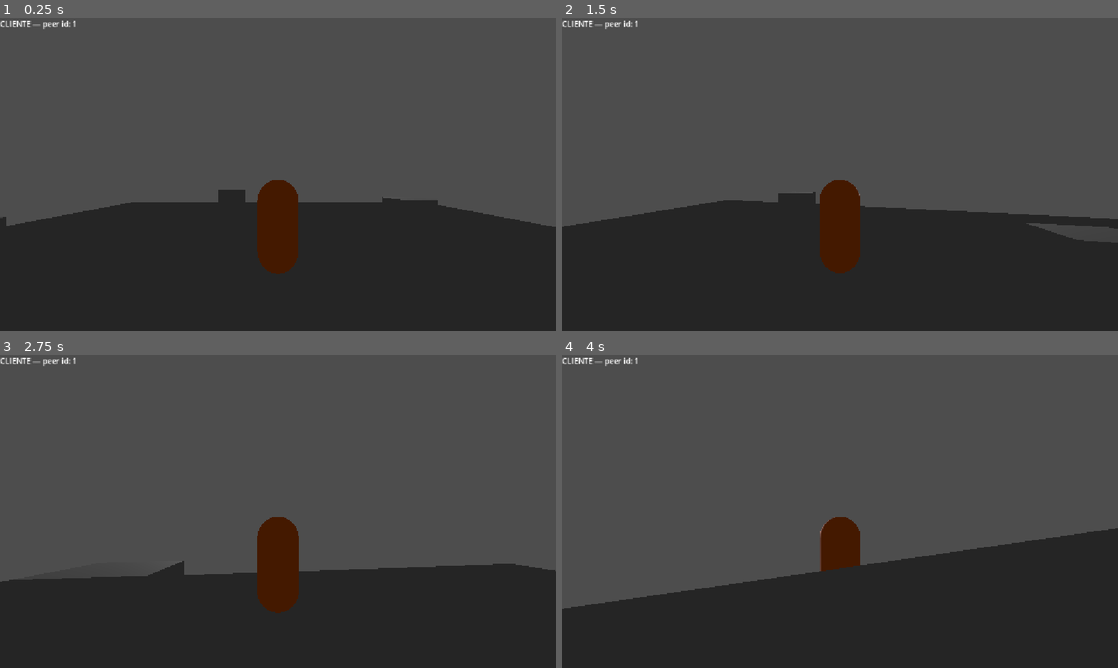
Above: before the commit, frames 1-4 (two rows, left to right).
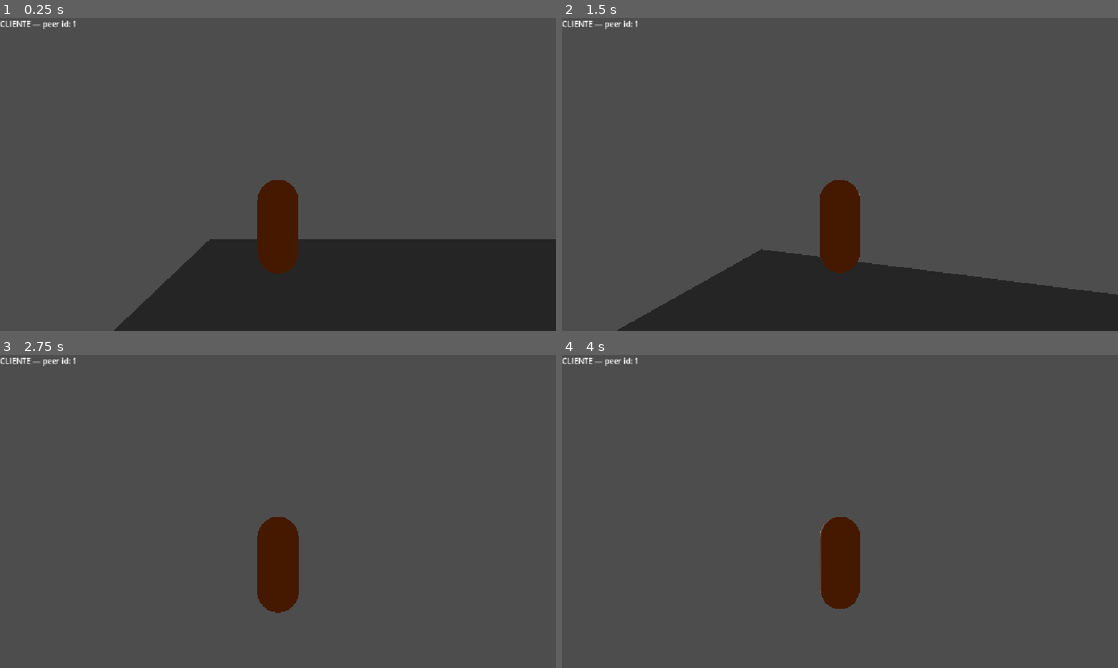
Above: after the commit, the same moments.

Repository: const-ntino/patas-no-crime
Game: Godot game, scene res://scenes/greybox/session1_test.tscn
The game is run twice, just before and just after one commit, with the same random seed, the same clock (stepped at 60 frames per second) and the same inputs.
Inputs (mouse positions are in pixels of both pictures, inside the frame that each line leads up to):
- Up to frame 1 (0.25 s): no input
- Up to frame 2 (1.5 s): tap Enter at 0.5 s; move the mouse to (867, 174) at 0.52 s; hold Shift (sneak) 0.53-1.28 s; hold W (move_forward) from 0.53 s (still down); move the mouse to (812, 174) at 1.27 s; tap Shift (sneak) at 1.35 s
- Up to frame 3 (2.75 s): keep holding W (move_forward); move the mouse to (289, 505) at 2.02 s; hold Shift (sneak) from 2.03 s (still down)
- Up to frame 4 (4 s): keep holding W (move_forward); move the mouse to (834, 517) at 2.77 s; release Shift (sneak) at 2.78 s; tap Shift (sneak) at 2.85 s; move the mouse to (878, 514) at 3.52 s; hold Shift (sneak) from 3.53 s (still down)

The runs differ from the first frame. In frame 1, 18% of the frame differs, in the area x 0-100%, y 54-100%; in frame 2, 21%; in frame 3, 30%; in frame 4, 32%, in the area x 0-100%, y 55-100%.

Commit message:
M0 sessão 4: stats via Resource, tick 15Hz, interpolação de posição e rotação

Diff:
--- /dev/null
+++ b/resources/characters/bird_stats.tres
@@ -0,0 +1,9 @@
+[gd_resource type="Resource" script_class="CharacterStats" format=3 uid="uid://duxmdnml7p6pq"]
+
+[ext_resource type="Script" uid="uid://dx7c3yaijk41h" path="res://scripts/characters/character_stats.gd" id="1_7u6he"]
+
+[resource]
+script = ExtResource("1_7u6he")
+display_name = "Pássaro"
+move_speed = 4.5
+metadata/_custom_type_script = "uid://dx7c3yaijk41h"
--- /dev/null
+++ b/resources/characters/raccoon_stats.tres
@@ -0,0 +1,9 @@
+[gd_resource type="Resource" script_class="CharacterStats" format=3 uid="uid://dvg33wibkt1y0"]
+
+[ext_resource type="Script" uid="uid://dx7c3yaijk41h" path="res://scripts/characters/character_stats.gd" id="1_5j2xn"]
+
+[resource]
+script = ExtResource("1_5j2xn")
+display_name = "Guaxinim"
+move_speed = 3.0
+metadata/_custom_type_script = "uid://dx7c3yaijk41h"
--- a/scenes/characters/character.tscn
+++ b/scenes/characters/character.tscn
@@ -2,18 +2,10 @@
 
 [ext_resource type="Script" uid="uid://bg8ebmtv6hu8l" path="res://scripts/characters/character_body.gd" id="1_1bdar"]
 [ext_resource type="Script" uid="uid://dlbolpelg7htg" path="res://scripts/characters/player_input.gd" id="2_e22cc"]
+[ext_resource type="Script" uid="uid://c1hp5p42d4gcy" path="res://scripts/characters/visual_interpolation.gd" id="3_2qjml"]
 [ext_resource type="Script" uid="uid://bvly7gg4mi28j" path="res://scripts/characters/camera_rig.gd" id="3_e22cc"]
 
 [sub_resource type="CapsuleShape3D" id="CapsuleShape3D_73up6"]
-radius = 0.4
-height = 1.8
-
-[sub_resource type="StandardMaterial3D" id="StandardMaterial3D_epf0w"]
-albedo_color = Color(1, 0, 0.6666667, 1)
-metallic = 1.0
-
-[sub_resource type="CapsuleMesh" id="CapsuleMesh_srqwv"]
-material = SubResource("StandardMaterial3D_epf0w")
 radius = 0.4
 height = 1.8
 
@@ -29,12 +21,21 @@
 properties/0/path = NodePath(".:position")
 properties/0/spawn = true
 properties/0/replication_mode = 1
-properties/1/path = NodePath("MeshInstance3D:rotation")
+properties/1/path = NodePath("FacingSync:rotation")
 properties/1/spawn = true
 properties/1/replication_mode = 1
 
 [sub_resource type="SphereShape3D" id="SphereShape3D_73up6"]
 radius = 0.3
+
+[sub_resource type="StandardMaterial3D" id="StandardMaterial3D_epf0w"]
+albedo_color = Color(1, 0, 0.6666667, 1)
+metallic = 1.0
+
+[sub_resource type="CapsuleMesh" id="CapsuleMesh_srqwv"]
+material = SubResource("StandardMaterial3D_epf0w")
+radius = 0.4
+height = 1.8
 
 [node name="Character" type="CharacterBody3D" unique_id=1670055009]
 collision_layer = 2
@@ -42,9 +43,6 @@
 
 [node name="CollisionShape3D" type="CollisionShape3D" parent="." unique_id=1635050640]
 shape = SubResource("CapsuleShape3D_73up6")
-
-[node name="MeshInstance3D" type="MeshInstance3D" parent="." unique_id=607580686]
-mesh = SubResource("CapsuleMesh_srqwv")
 
 [node name="PlayerInput" type="Node" parent="." unique_id=716560915]
 script = ExtResource("2_e22cc")
@@ -54,17 +52,26 @@
 replication_config = SubResource("SceneReplicationConfig_1bdar")
 
 [node name="TransformSync" type="MultiplayerSynchronizer" parent="." unique_id=1571446521]
+replication_interval = 0.067
 replication_config = SubResource("SceneReplicationConfig_e22cc")
 
-[node name="CameraRig" type="Node3D" parent="." unique_id=1786461463]
+[node name="VisualRoot" type="Node3D" parent="." unique_id=752511633]
+script = ExtResource("3_2qjml")
+
+[node name="CameraRig" type="Node3D" parent="VisualRoot" unique_id=1786461463]
 transform = Transform3D(1, 0, 0, 0, 1, 0, 0, 0, 1, 0, 1, 0)
 script = ExtResource("3_e22cc")
 
-[node name="CameraPitch" type="Node3D" parent="CameraRig" unique_id=1769409426]
+[node name="CameraPitch" type="Node3D" parent="VisualRoot/CameraRig" unique_id=1769409426]
 
-[node name="SpringArm3D" type="SpringArm3D" parent="CameraRig/CameraPitch" unique_id=1180658445]
+[node name="SpringArm3D" type="SpringArm3D" parent="VisualRoot/CameraRig/CameraPitch" unique_id=1180658445]
 transform = Transform3D(-1, 0, -8.742278e-08, 0, 1, 0, 8.742278e-08, 0, -1, 0, 0, 0)
 shape = SubResource("SphereShape3D_73up6")
 spring_length = 4.0
 
-[node name="Camera3D" type="Camera3D" parent="CameraRig/CameraPitch/SpringArm3D" unique_id=976143080]
+[node name="Camera3D" type="Camera3D" parent="VisualRoot/CameraRig/CameraPitch/SpringArm3D" unique_id=976143080]
+
+[node name="MeshInstance3D" type="MeshInstance3D" parent="VisualRoot" unique_id=607580686]
+mesh = SubResource("CapsuleMesh_srqwv")
+
+[node name="FacingSync" type="Node3D" parent="." unique_id=60867998]
--- a/scripts/characters/character_body.gd
+++ b/scripts/characters/character_body.gd
@@ -1,13 +1,13 @@
 extends CharacterBody3D
 
-@export var move_speed: float = 5.0
-@export var sneak_speed_multiplier: float = 0.5
+@export var stats: CharacterStats
 
 const GRAVITY: float = 9.8
 
 @onready var player_input: PlayerInput = $PlayerInput
-@onready var mesh_instance: MeshInstance3D = $MeshInstance3D
-@onready var camera: Camera3D = $CameraRig/CameraPitch/SpringArm3D/Camera3D
+@onready var facing_sync: Node3D = $FacingSync
+@onready var camera: Camera3D = $VisualRoot/CameraRig/CameraPitch/SpringArm3D/Camera3D
+
 
 func _ready() -> void:
 	var is_local_player: bool = player_input.get_multiplayer_authority() == multiplayer.get_unique_id()
@@ -22,21 +22,14 @@
 		velocity.y -= GRAVITY * delta
 
 	var direction := Vector3(player_input.move_direction.x, 0.0, player_input.move_direction.y)
-	var speed: float = move_speed
+	var speed: float = stats.move_speed
 	if player_input.is_sneaking:
-		speed *= sneak_speed_multiplier
+		speed *= stats.sneak_speed_multiplier
 
 	velocity.x = direction.x * speed
 	velocity.z = direction.z * speed
 
 	if direction.length() > 0.01:
-		mesh_instance.look_at(mesh_instance.global_position + direction, Vector3.UP)
+		facing_sync.look_at(facing_sync.global_position + direction, Vector3.UP)
 
 	move_and_slide()
-
-	# DEBUG TEMPORÁRIO — remover depois de diagnosticar
-	# DEBUG TEMPORÁRIO — remover depois de diagnosticar
-	if camera.current:
-		print("posição câmera: ", camera.global_position)
-		print("posição personagem: ", global_position)
-		print("direção da câmera (forward): ", -camera.global_transform.basis.z)
--- /dev/null
+++ b/scripts/characters/character_stats.gd
@@ -0,0 +1,16 @@
+class_name CharacterStats
+extends Resource
+
+## Dados de tuning por animal. Formato que a tabela de atributos do
+## GDD (seção 3) vai preencher progressivamente a partir de M1
+## (velocidade, furtividade, capacidade de carga, alcance vertical).
+##
+## Os valores concretos de move_speed neste M0 são placeholders
+## arbitrários só pra provar que a diferenciação por Resource funciona
+## — não são a escala de 1 a 5 do GDD, que é relativa pra balanceamento,
+## não m/s literal. Tuning de verdade acontece quando houver mais
+## mecânica pra calibrar contra (M1+).
+
+@export var display_name: String = "Animal"
+@export var move_speed: float = 5.0
+@export var sneak_speed_multiplier: float = 0.5
--- a/scripts/characters/player_input.gd
+++ b/scripts/characters/player_input.gd
@@ -9,7 +9,7 @@
 @export var move_direction: Vector2 = Vector2.ZERO
 @export var is_sneaking: bool = false
 
-@onready var camera_rig: Node3D = $"../CameraRig"
+@onready var camera_rig: Node3D = $"../VisualRoot/CameraRig"
 
 
 func _process(_delta: float) -> void:
--- /dev/null
+++ b/scripts/characters/visual_interpolation.gd
@@ -0,0 +1,28 @@
+extends Node3D
+
+## Suaviza posição e rotação visuais em relação ao estado lógico do
+## personagem (Character e FacingSync, ambos irmãos ou pai deste nó).
+## Necessário porque os dois são sincronizados por rede a ~15 Hz
+## (TransformSync) em quem não é o host — sem suavização, o personagem
+## "salta" de posição e de direção a cada tick, mais perceptível quanto
+## mais rápido ou mais ágil o animal.
+##
+## No host, os valores lógicos já atualizam a 60 Hz de física local:
+## copiamos direto, sem lerp, pra não introduzir atraso onde não existe
+## problema.
+
+@export var interpolation_speed: float = 15.0
+
+@onready var logical_body: Node3D = get_parent()
+@onready var facing_sync: Node3D = logical_body.get_node("FacingSync")
+@onready var mesh_instance: Node3D = $MeshInstance3D
+
+
+func _process(delta: float) -> void:
+	if logical_body.is_multiplayer_authority():
+		global_position = logical_body.global_position
+		mesh_instance.global_rotation = facing_sync.global_rotation
+		return
+
+	global_position = global_position.lerp(logical_body.global_position, interpolation_speed * delta)
+	mesh_instance.rotation.y = lerp_angle(mesh_instance.rotation.y, facing_sync.rotation.y, interpolation_speed * delta)
--- a/scripts/networking/game_manager.gd
+++ b/scripts/networking/game_manager.gd
@@ -1,20 +1,10 @@
 extends Node
-
-## Decide QUANDO e ONDE spawnar o personagem de cada peer conectado, e
-## fixa a autoridade de cada parte da cena de personagem. Vive na cena
-## de jogo, não é autoload — cenas diferentes (lobby, fase) podem
-## spawnar de formas diferentes.
-##
-## Regra de autoridade (RM-02, RM-03): o CORPO (CharacterBody3D) é
-## sempre autoridade do host (id 1), porque é o host quem simula todo
-## mundo. Só o PlayerInput, dentro de cada personagem, tem autoridade
-## do peer dono — é dali que a intenção sobe.
 
 const CharacterScene := preload("res://scenes/characters/character.tscn")
 
 const SPAWN_POINTS: Array[Vector3] = [
-	Vector3(0, 1, 0),
-	Vector3(2, 1, 0),
+	Vector3(8, 1, 8),
+	Vector3(10, 1, 8),
 	Vector3(-2, 1, 0),
 	Vector3(0, 1, 2),
 ]
@@ -24,6 +14,11 @@
 	Color(0.1, 0.5, 0.9),
 	Color(0.2, 0.8, 0.3),
 	Color(0.9, 0.2, 0.6),
+]
+
+const STATS: Array[CharacterStats] = [
+	preload("res://resources/characters/raccoon_stats.tres"),
+	preload("res://resources/characters/bird_stats.tres"),
 ]
 
 @onready var spawner: MultiplayerSpawner = $"../MultiplayerSpawner"
@@ -38,7 +33,7 @@
 
 	multiplayer.peer_connected.connect(_on_peer_connected)
 	multiplayer.peer_disconnected.connect(_on_peer_disconnected)
-	_spawn_for_peer(1)  # o próprio host também tem um personagem
+	_spawn_for_peer(1)
 
 
 func _on_peer_connected(peer_id: int) -> void:
@@ -55,26 +50,23 @@
 	spawner.spawn(peer_id)
 
 
-## Chamada em TODOS os peers (host e clientes) com o mesmo peer_id,
-## garantindo que a fiação de autoridade fique idêntica dos dois lados
-## — é o ponto que citei no plano como o erro clássico de sincronização
-## quando os dois lados divergem.
 func _spawn_character(peer_id: int) -> Node:
 	var character := CharacterScene.instantiate()
 	character.name = str(peer_id)
 
 	var index: int = players.get_child_count()
 	character.position = SPAWN_POINTS[index % SPAWN_POINTS.size()]
+	character.stats = STATS[index % STATS.size()]
 
 	character.set_multiplayer_authority(1)
 
-	var camera_rig: Node = character.get_node("CameraRig")
+	var camera_rig: Node = character.get_node("VisualRoot/CameraRig")
 	camera_rig.set_multiplayer_authority(peer_id)
 
 	var player_input: Node = character.get_node("PlayerInput")
 	player_input.set_multiplayer_authority(peer_id)
 
-	var mesh: MeshInstance3D = character.get_node("MeshInstance3D")
+	var mesh: MeshInstance3D = character.get_node("VisualRoot/MeshInstance3D")
 	var material := StandardMaterial3D.new()
 	material.albedo_color = PLAYER_COLORS[index % PLAYER_COLORS.size()]
 	mesh.set_surface_override_material(0, material)
Not shown, added: scripts/characters/character_stats.gd.uid
Not shown, added: scripts/characters/visual_interpolation.gd.uid
